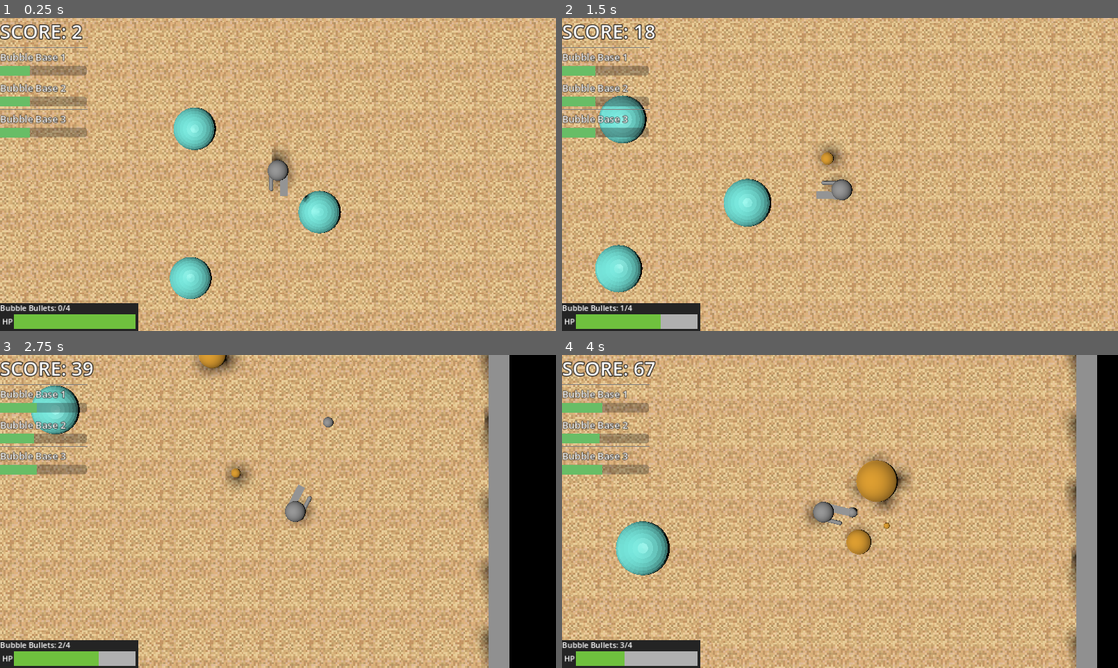
Above: before the commit, frames 1-4 (two rows, left to right).
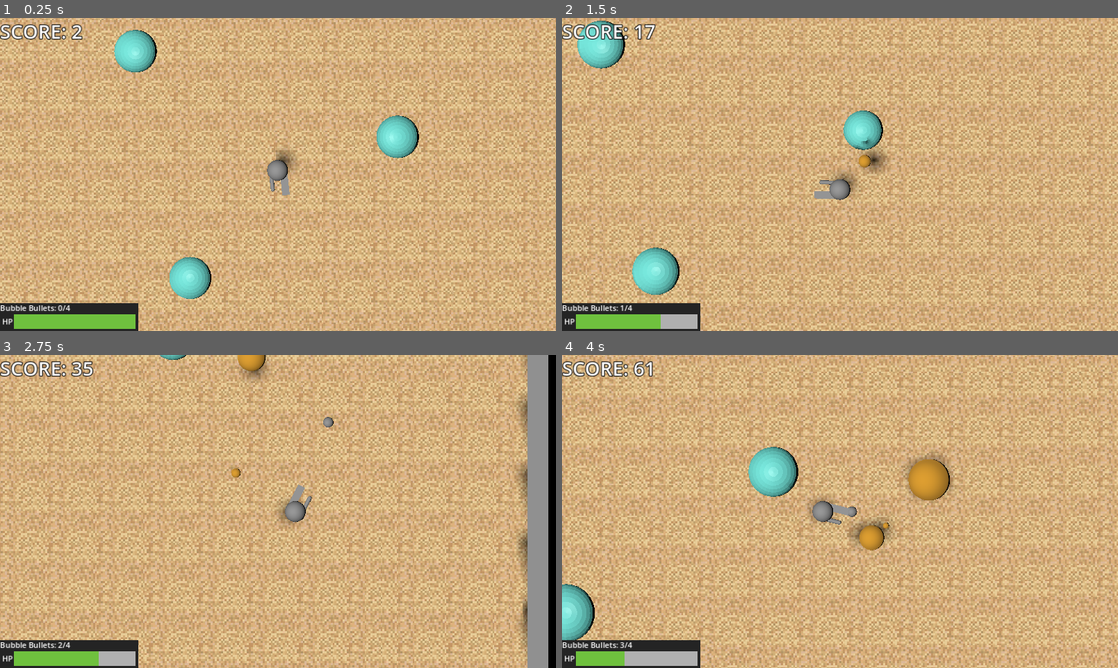
Above: after the commit, the same moments.

Repository: BlackBarman/GGJ_2025
Game: Godot game, scene res://Levels/level.tscn
Same seed, same stepped clock (60 frames per second), same inputs: the game is played once before the commit and once after it.
Inputs (mouse positions are in pixels of both pictures, inside the frame that each line leads up to):
- Up to frame 1 (0.25 s): no input
- Up to frame 2 (1.5 s): tap Enter (ui_accept) at 0.5, 0.77 s; move the mouse to (962, 158) at 0.52 s; press the mouse at (962, 158) at 0.53 s; hold Right (ui_right) 0.53-1.28 s; right-click (962, 158) at 0.8 s; move the mouse to (728, 190) at 1.27 s; release the mouse at (728, 190) at 1.28 s; hold Down (ui_down) from 1.28 s (still down); right-click (728, 190) at 1.35 s
- Up to frame 3 (2.75 s): tap Enter (ui_accept) at 1.52 s; click (166, 527) at 1.55 s; move the mouse to (333, 442) at 2.02 s; release Down (ui_down) at 2.03 s; press the mouse at (333, 442) at 2.03 s; hold Right (ui_right) from 2.03 s (still down); right-click (333, 442) at 2.3 s
- Up to frame 4 (4 s): move the mouse to (812, 574) at 2.77 s; release Right (ui_right) at 2.78 s; release the mouse at (812, 574) at 2.78 s; hold Up (ui_up) 2.78-3.53 s; right-click (812, 574) at 2.85 s; tap Enter (ui_accept) at 3.02, 3.77 s; click (812, 574) at 3.05 s; move the mouse to (1006, 558) at 3.52 s; press the mouse at (1006, 558) at 3.53 s; hold Left (ui_left) from 3.53 s (still down); right-click (1006, 558) at 3.8 s

The runs differ from the first frame. In frame 1, 17% of the frame differs, in the area x 0-100%, y 0-100%; in frame 2, 56%; in frame 3, 58%; in frame 4, 59%.

Commit message:
minor fixes

Diff:
--- a/ggj_2025/LevelIngredients/enemy.tscn
+++ b/ggj_2025/LevelIngredients/enemy.tscn
@@ -4,6 +4,8 @@
 [ext_resource type="PackedScene" uid="uid://dvbcpyo2wiwqo" path="res://Art/Blockout/Mesh_TestEnemy.gltf" id="2_ep0hf"]
 
 [sub_resource type="CapsuleShape3D" id="CapsuleShape3D_q38e3"]
+radius = 0.902715
+height = 2.24095
 
 [sub_resource type="SphereShape3D" id="SphereShape3D_j3jo5"]
 
@@ -13,7 +15,7 @@
 [node name="Area3D" type="Area3D" parent="." groups=["EnemyCollisionGroup"]]
 
 [node name="CollisionShape3D" type="CollisionShape3D" parent="Area3D"]
-transform = Transform3D(1, 0, 0, 0, 1, 0, 0, 0, 1, 0, 0.622102, 0)
+transform = Transform3D(1, 0, 0, 0, 1, 0, 0, 0, 1, 0.0758578, 0.689389, 0.0145397)
 shape = SubResource("CapsuleShape3D_q38e3")
 
 [node name="DetectionCollider" type="Area3D" parent="."]
--- a/ggj_2025/Levels/level.tscn
+++ b/ggj_2025/Levels/level.tscn
@@ -27,6 +27,7 @@
 viewport_path = NodePath("SubViewport")
 
 [node name="MainLevel" type="Node3D" node_paths=PackedStringArray("bubble_bases")]
+transform = Transform3D(1, 0, 0, 0, 1, 0, 0, 0, 1, 0.0501337, 0.0542507, -0.322131)
 script = ExtResource("1_7dfin")
 bubble_bases = [NodePath("BubbleBase"), NodePath("BubbleBase2"), NodePath("BubbleBase3")]
 
@@ -36,10 +37,10 @@
 texture = ExtResource("1_50b8p")
 
 [node name="BubbleBase" parent="." instance=ExtResource("4_rhv53")]
-transform = Transform3D(1, 0, 0, 0, 1, 0, 0, 0, 1, 2, -0.5, -4)
+transform = Transform3D(1, 0, 0, 0, 1, 0, 0, 0, 1, 5.71992, -0.500055, -6.82109)
 
 [node name="BubbleBase2" parent="." instance=ExtResource("4_rhv53")]
-transform = Transform3D(1, 0, 0, 0, 1, 0, 0, 0, 1, -2, -0.5, 2)
+transform = Transform3D(1, 0, 0, 0, 1, 0, 0, 0, 1, 1.60967, -0.5, 5.77081)
 
 [node name="BubbleBase3" parent="." instance=ExtResource("4_rhv53")]
 transform = Transform3D(1, 0, 0, 0, 1, 0, 0, 0, 1, -5.16595, -0.623795, -4.19299)
--- a/ggj_2025/bubble_thrower.gd
+++ b/ggj_2025/bubble_thrower.gd
@@ -20,11 +20,11 @@
 
 	if Input.is_action_just_pressed("ui_launch_bubble") && can_shoot && current_bubble_bullets < max_bubble_bullets:
 		var new_bubble_bullet = bubble_bullet.instantiate() as BubbleBullet
+		get_tree().root.add_child(new_bubble_bullet)
 		new_bubble_bullet.global_position = bubble_spawn_point.global_position
 
 		new_bubble_bullet.bullet_dir = (bubble_spawn_point.global_position - bubble_spawn_point_2.global_position).normalized()
 		new_bubble_bullet.bullet_dir.y = 0
-		get_tree().root.add_child(new_bubble_bullet)
 		can_shoot = false
 		current_bubble_bullets += 1
 		AudioManager.BubbleUp.play()
--- a/ggj_2025/user_interface.tscn
+++ b/ggj_2025/user_interface.tscn
@@ -43,6 +43,7 @@
 text = "SCORE: 0"
 
 [node name="VBoxContainer" type="VBoxContainer" parent="VBoxContainer"]
+visible = false
 layout_mode = 2
 
 [node name="HSeparator" type="HSeparator" parent="VBoxContainer/VBoxContainer"]
@@ -66,6 +67,7 @@
 show_percentage = false
 
 [node name="VBoxContainer2" type="VBoxContainer" parent="VBoxContainer"]
+visible = false
 layout_mode = 2
 
 [node name="HSeparator" type="HSeparator" parent="VBoxContainer/VBoxContainer2"]
@@ -90,6 +92,7 @@
 show_percentage = false
 
 [node name="VBoxContainer3" type="VBoxContainer" parent="VBoxContainer"]
+visible = false
 layout_mode = 2
 
 [node name="HSeparator" type="HSeparator" parent="VBoxContainer/VBoxContainer3"]
